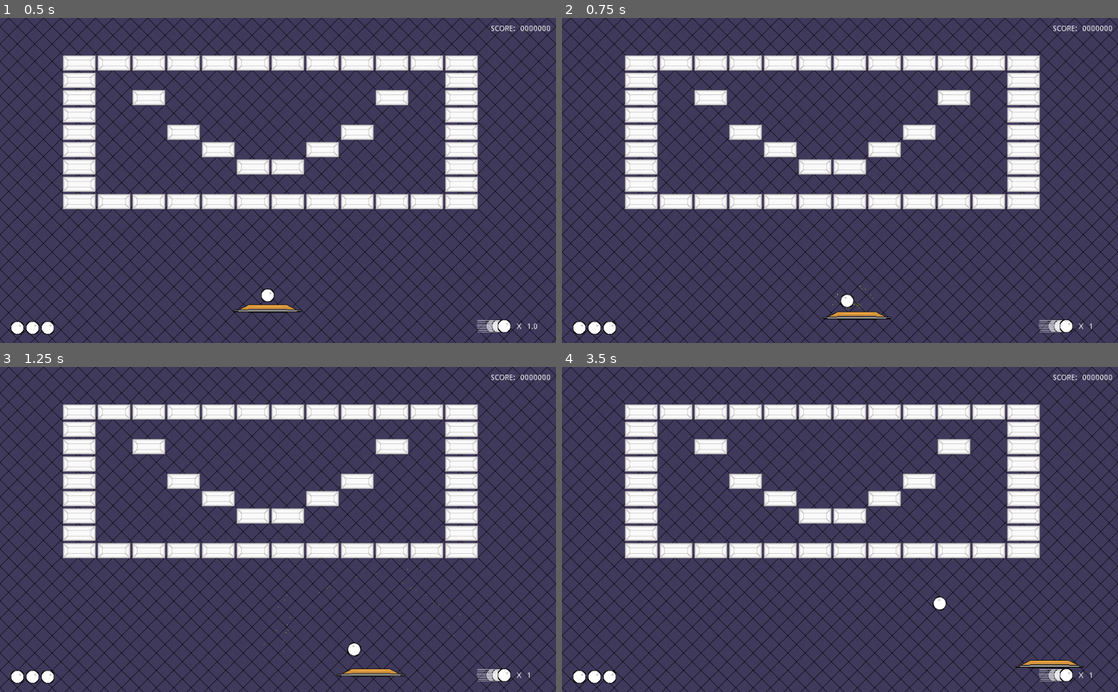
Above: before the commit, frames 1-4 (two rows, left to right).
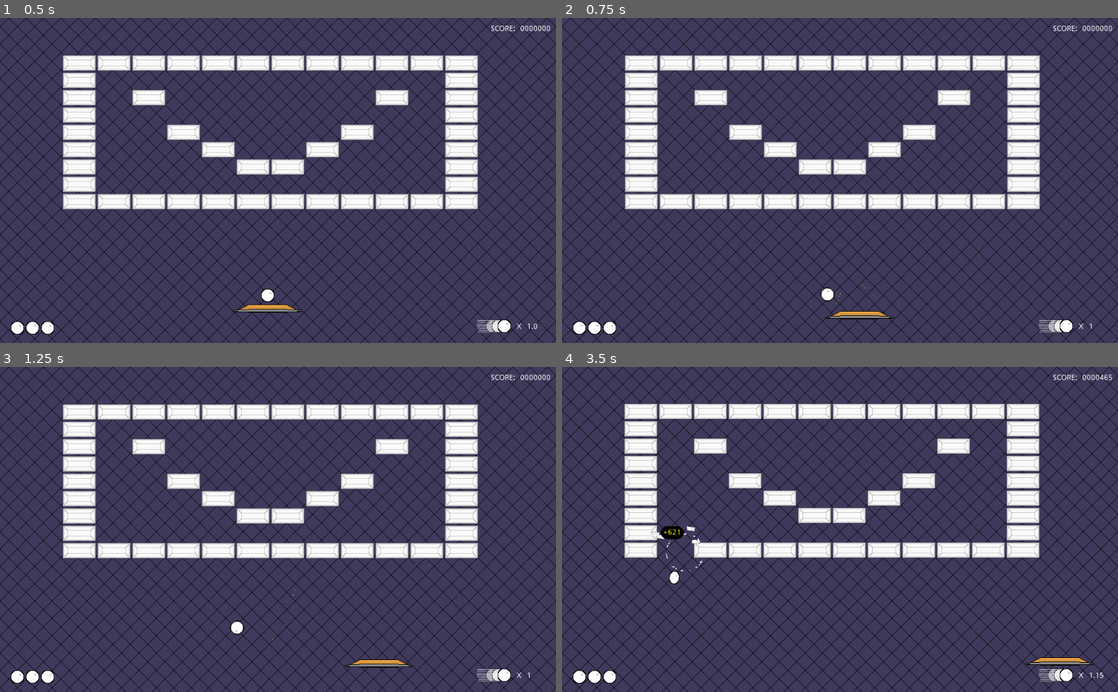
Above: after the commit, the same moments.

Repository: Anatolij-Grigorjev/Breakout4Godot
Game: Godot game, scene res://BreakoutGame.tscn
Two runs of this game, one before a commit and one after it. Both use one fixed random seed, a clock stepped at 60 frames per second and the inputs below.
Inputs (mouse positions are in pixels of both pictures, inside the frame that each line leads up to):
- Up to frame 1 (0.5 s): no input
- Up to frame 2 (0.75 s): tap Enter (ui_accept) at 0.5, 0.6 s; move the mouse to (962, 164) at 0.52 s; hold Right (ui_right) from 0.53 s (still down); click (962, 164) at 0.67 s
- Up to frame 3 (1.25 s): keep holding Right (ui_right); tap Enter (ui_accept) at 0.77, 1.07 s
- Up to frame 4 (3.5 s): release Right (ui_right) at 1.25 s; drag from (728, 545) to (812, 594) at 1.27 s; move the mouse to (895, 458) at 2.02 s; hold Right (ui_right) 2.03-2.75 s; tap Ctrl at 2.1 s; tap Enter (ui_accept) at 2.3 s; drag from (812, 594) to (673, 480) at 2.77 s

Frame 1 is identical in both runs. In frame 2, 0.3% of the frame differs, in the area x 46-60%, y 82-93%; in frame 3, 0.7%; in frame 4, 5.5%, in the area x 11-99%, y 2-96%.

Commit message:
more robust attached ball mechanism

Diff:
--- a/game/BreakoutGame.tscn
+++ b/game/BreakoutGame.tscn
@@ -9,6 +9,7 @@
 [ext_resource path="res://tools/CameraShake.tscn" type="PackedScene" id=7]
 [ext_resource path="res://bg/Background.tscn" type="PackedScene" id=8]
 [ext_resource path="res://paddle/Paddle.tscn" type="PackedScene" id=9]
+[ext_resource path="res://ball/Ball.tscn" type="PackedScene" id=10]
 [ext_resource path="res://BallLossArea.tscn" type="PackedScene" id=11]
 
 [node name="BreakoutGame" type="Node2D"]
@@ -54,6 +55,9 @@
 [node name="Paddle" parent="." instance=ExtResource( 9 )]
 position = Vector2( 489, 534 )
 
+[node name="Ball" parent="Paddle" instance=ExtResource( 10 )]
+position = Vector2( 0, -26 )
+
 [node name="BallLossArea" parent="." instance=ExtResource( 11 )]
 position = Vector2( 515, 613 )
 
--- a/game/paddle/Paddle.gd
+++ b/game/paddle/Paddle.gd
@@ -12,13 +12,14 @@
 
 
 var ballRef: Node2D
-
+var ball_attached = false
 
 
 func _ready():
-	ballRef = _try_get_ball_reference()
-	if ballRef:
-		ballRef.stop()
+	ballRef = Utils.getFirstTreeNodeInGroup(get_tree(), "ball")
+	ball_attached = _check_has_attached_ball()
+	if (ball_attached):
+		attach_ball(ballRef)
 
 
 func _process(delta: float):
@@ -27,7 +28,7 @@
 		direction.x = -1
 	if Input.is_action_pressed("ui_right"):
 		direction.x = 1
-	if Input.is_action_just_released("ui_accept") and ballRef:
+	if Input.is_action_just_released("ui_accept") and ball_attached:
 		_launch_ball()
 
 	move_and_collide(direction * speed * delta)
@@ -42,15 +43,16 @@
 func attach_ball(ball: Ball):
 	ballRef = ball
 	add_child(ballRef)
+	ball_attached = true
 	ballRef.stop()
 	ballRef.position = ballPosition.position
 
 
-func _try_get_ball_reference() -> Node2D:
-	if $Ball:
-		return $Ball as Node2D
-	else:
-		return Utils.getFirst(get_tree().get_nodes_in_group("ball"))
+func _check_has_attached_ball() -> bool:
+	for child in get_children():
+		if child.is_in_group("ball"):
+			return true
+	return false
 
 
 func _pick_sparks_for_ball_hit(ball_speed_coef: float) -> CPUParticles2D:
@@ -63,10 +65,12 @@
 
 
 func _launch_ball():
-	remove_child(ballRef)
-	ballRef.reset_speed()
-	get_parent().add_child(ballRef)
-	ballRef.global_position = Vector2(global_position.x, global_position.y - 10)
+	ball_attached = false
+	if ballRef:
+		remove_child(ballRef)
+		ballRef.reset_speed()
+		get_parent().add_child(ballRef)
+		ballRef.global_position = Vector2(global_position.x, global_position.y - 10)
 
 
 func _prepare_and_run_bounce_reaction_tweens(ball_speed_coef: float):
--- a/game/paddle/Paddle.tscn
+++ b/game/paddle/Paddle.tscn
@@ -1,9 +1,8 @@
-[gd_scene load_steps=6 format=2]
+[gd_scene load_steps=5 format=2]
 
 [ext_resource path="res://paddle/paddle.png" type="Texture" id=1]
 [ext_resource path="res://paddle/Paddle.gd" type="Script" id=2]
 [ext_resource path="res://tools/ParticlesBattery.tscn" type="PackedScene" id=3]
-[ext_resource path="res://ball/Ball.tscn" type="PackedScene" id=4]
 
 [sub_resource type="Gradient" id=3]
 colors = PoolColorArray( 0.880021, 0.925879, 0.0782984, 1, 0.0396164, 0.0926177, 0.936928, 1 )
@@ -181,9 +180,6 @@
 [node name="CollisionPolygon2D" type="CollisionPolygon2D" parent="."]
 polygon = PoolVector2Array( -64, 4, -35, -7, 36, -7, 63, 4, 36, 8, -36, 8 )
 
-[node name="Ball" parent="." instance=ExtResource( 4 )]
-position = Vector2( 0, -24 )
-
 [node name="BallPosition" type="Position2D" parent="."]
 position = Vector2( 0, -24 )
 
Not shown: 1 places in game/BreakoutGame.tscn that only renumber resources
